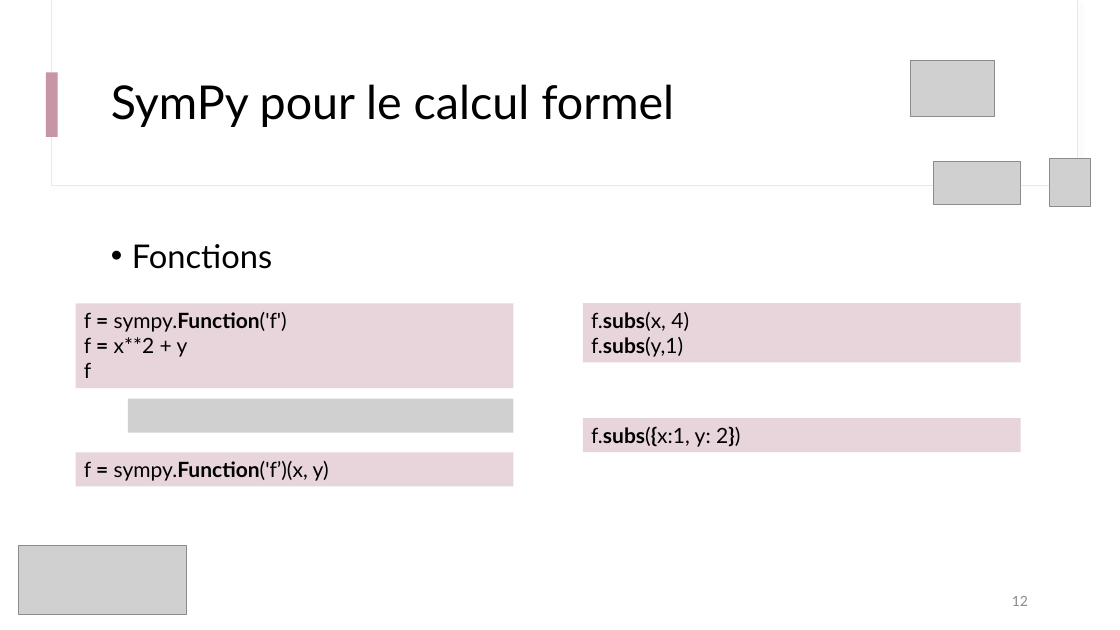
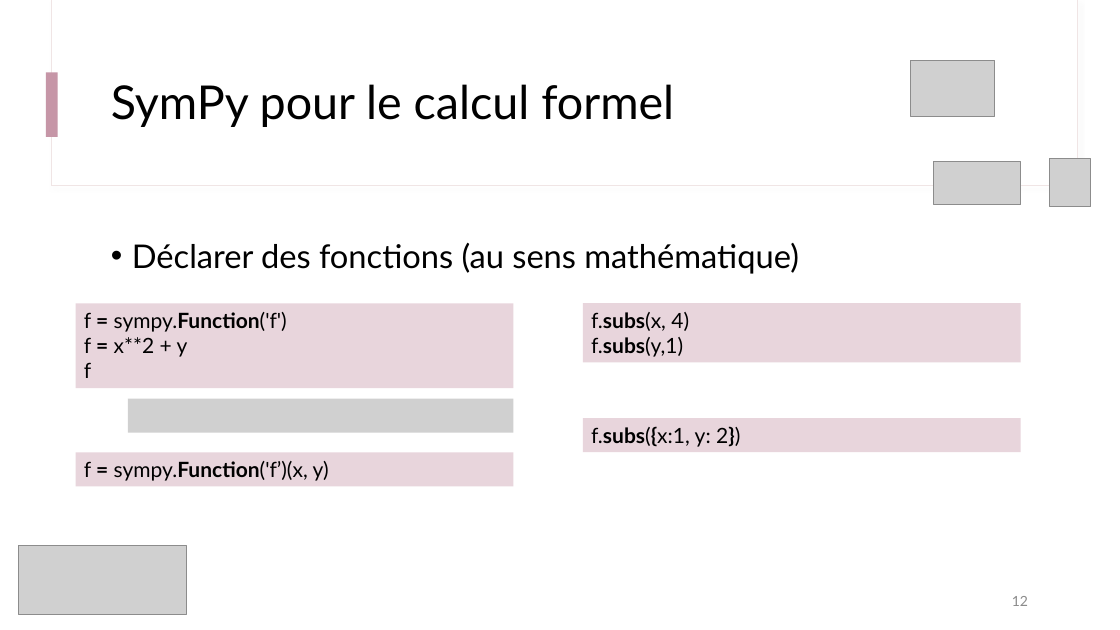
Before and after one commit to IOGS-Digital-Methods/semester-5, a slide deck: slide 12 of outils_numeriques/b1_methodes_numeriques/seance2_equation_diff/B1_s2_1_Approche_Symbolique.pptx. Drawn at 1120x630 pixels with LibreOffice and Linux fonts; fonts in the diff are those of the drawing; grey boxes stand for pictures. Boxes give left, top, right and bottom in pixels: in the first picture for what was removed or moved away, otherwise in the second. Text is boxed around its words. In the diff, an @@ line names an element or a change of style, - is before the commit and + after.

```diff
--- a/outils_numeriques/b1_methodes_numeriques/seance2_equation_diff/B1_s2_1_Approche_Symbolique.pptx
+++ b/outils_numeriques/b1_methodes_numeriques/seance2_equation_diff/B1_s2_1_Approche_Symbolique.pptx
@@ text at (x1=132, y1=243, x2=799, y2=274): text changed @@
-• Fonctions
+• Déclarer des fonctions (au sens mathématique)
```
Also in this commit, not shown: 3 other slides changed, 2 slides added, 3 other files.
